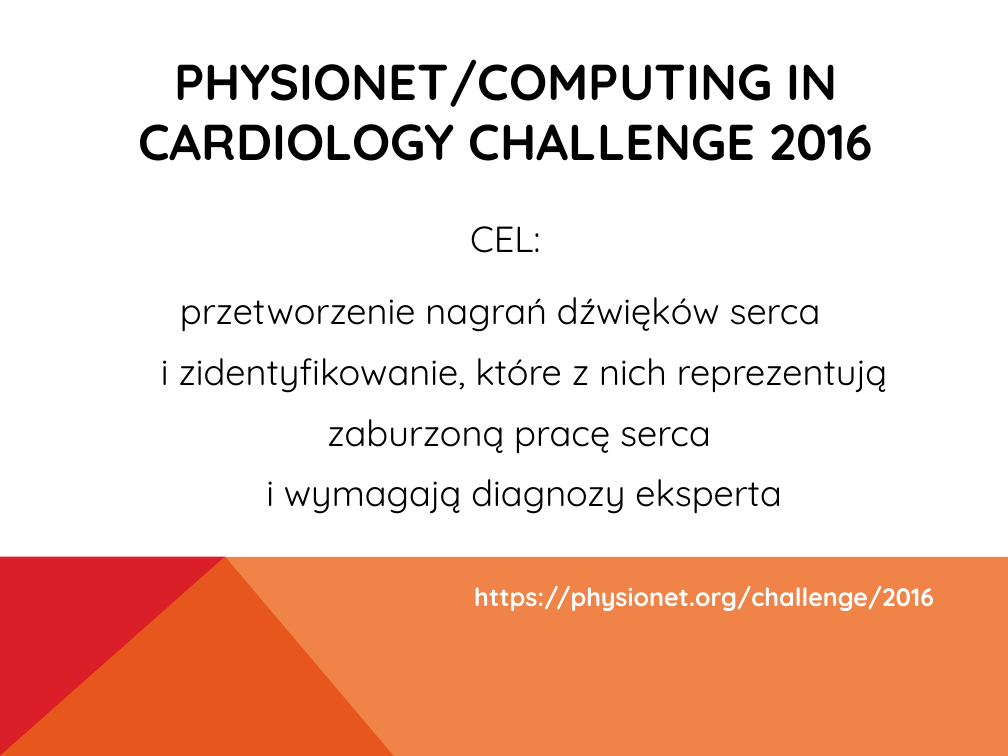
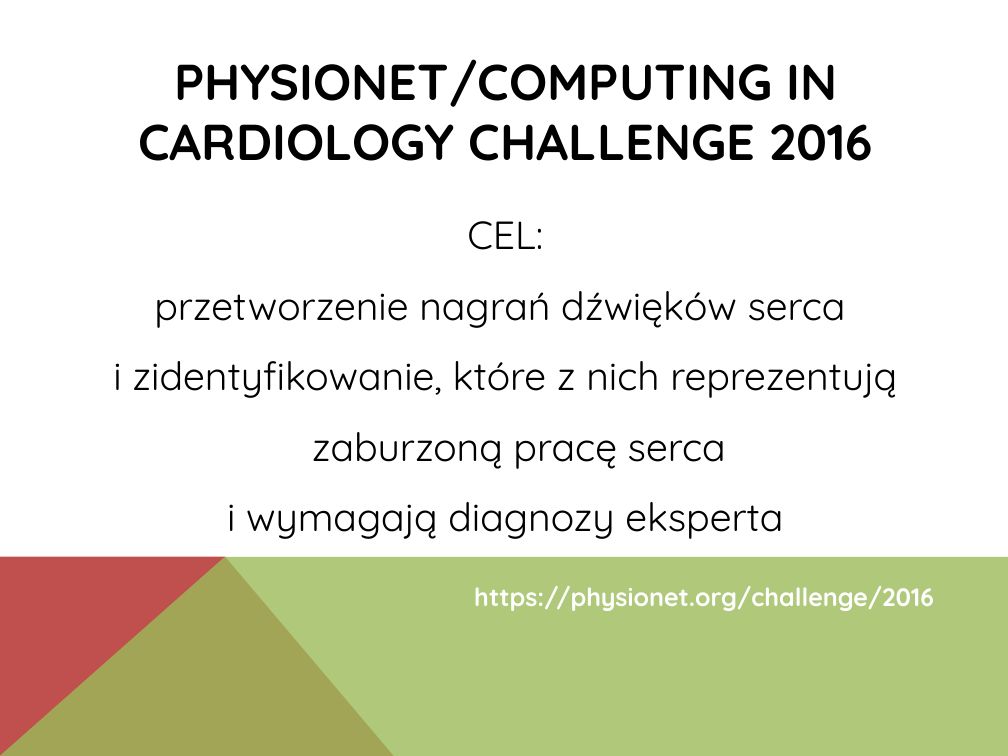
Before and after one commit to Waszker/PhysionetChallenge, a slide deck: slide 2 of Report and presentation/Prezentacja.pptx. Drawn at 1008x756 pixels with LibreOffice and Linux fonts; fonts in the diff are those of the drawing. Boxes give left, top, right and bottom in pixels: in the first picture for what was removed or moved away, otherwise in the second. Text is boxed around its words. In the diff, an @@ line names an element or a change of style, - is before the commit and + after.

Commit message:
Finished presentation

```diff
--- a/Report and presentation/Prezentacja.pptx
+++ b/Report and presentation/Prezentacja.pptx
@@ text at <box>467,221,543,250</box>: size 25.9 to 28 pt in "CEL:"; indent changed; line spacing 1.4 to 1.5; less space between paragraphs @@
@@ text at <box>113,291,897,539</box>: text changed; size 25.9 to 28 pt @@
-przetworzenie nagrań dźwięków serca
-i zidentyfikowanie, które z nich reprezentują zaburzoną pracę serca
-i wymagają diagnozy eksperta
+przetworzenie nagrań dźwięków serca
+i zidentyfikowanie, które z nich reprezentują zaburzoną pracę serca
+i wymagają diagnozy eksperta
@@ freeform shape at <box>0,556,394,756</box>: fill #DA1F28 to #C0504D @@
@@ freeform shape at <box>0,556,1008,756</box>: fill #EB641B at 80% opacity to #9BBB59 at 80% opacity @@
```
Also in this commit, not shown: 5 other slides changed, 4 slides added.
